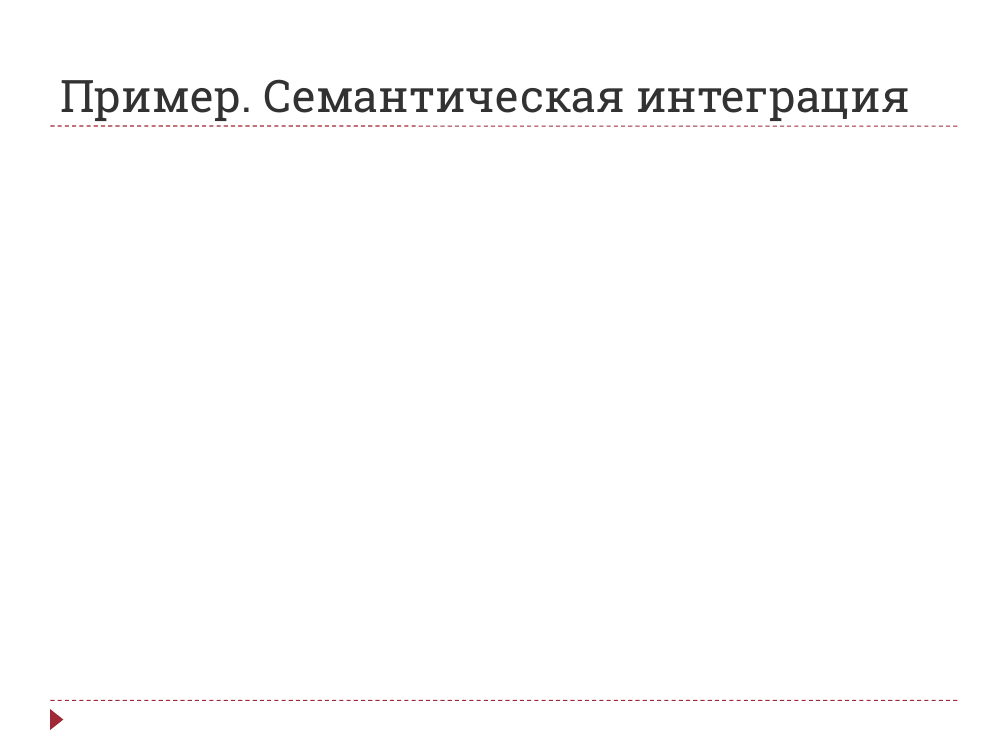
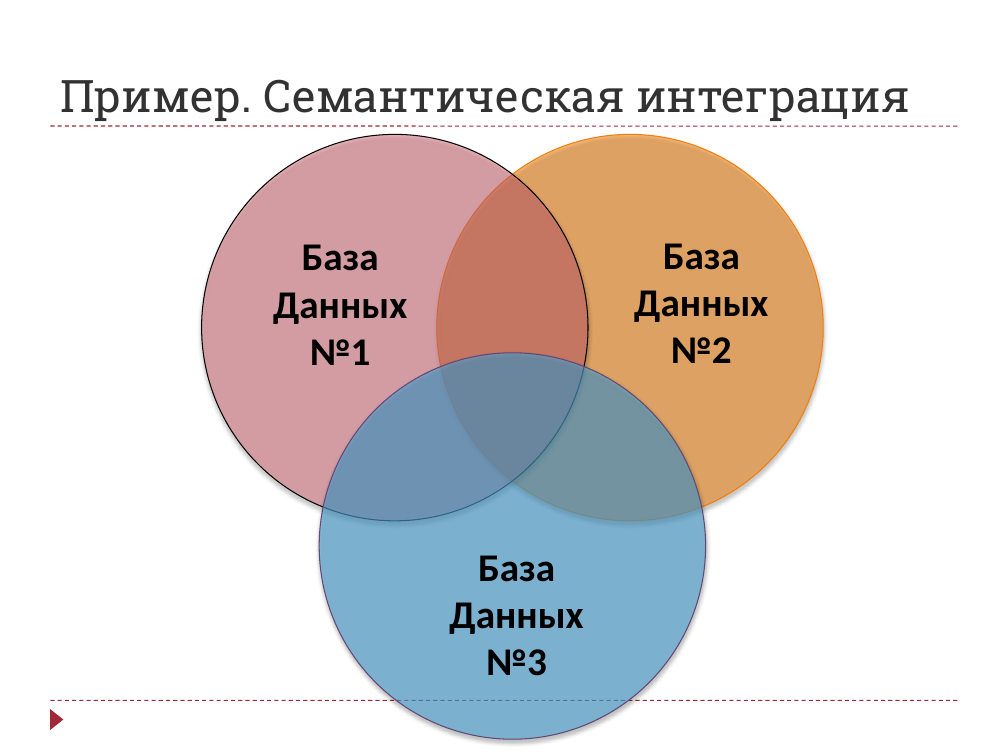
Before and after one commit to arthan1011/diploma, a slide deck: slide 9 of Semantic Presentation.pptx. Drawn at 1008x756 pixels with LibreOffice and Linux fonts; fonts in the diff are those of the drawing. Boxes give left, top, right and bottom in pixels: in the first picture for what was removed or moved away, otherwise in the second. Text is boxed around its words. In the diff, an @@ line names an element or a change of style, - is before the commit and + after.

```diff
--- a/Semantic Presentation.pptx
+++ b/Semantic Presentation.pptx
@@ ellipse added at [202,134,588,520], fill #D96B77 at 49% opacity, outline #000000 0.75 pt @@
@@ ellipse added at [436,134,823,520], fill #F07F09 at 53% opacity, outline #F07F09 0.75 pt @@
@@ text added at [273,244,407,365], 28 pt, text #000000, bold @@
+База
+Данных
+№1
@@ text added at [634,243,768,363], 28 pt, text #000000, bold @@
+База
+Данных
+№2
@@ ellipse added at [320,353,706,739], fill #4EA5D8 at 60% opacity, outline #604878 0.75 pt @@
@@ text added at [449,555,583,676], 28 pt, text #000000, bold @@
+База
+Данных
+№3
```
Also in this commit, not shown: 1 other slide changed, 1 slide added.
